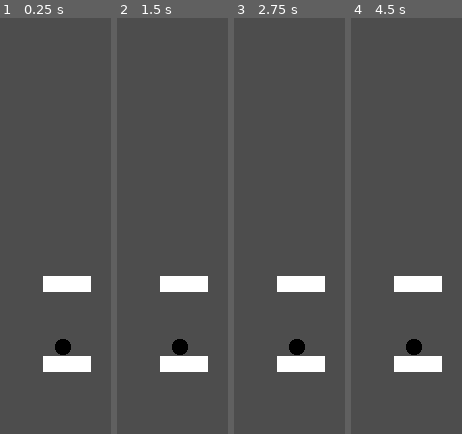
Above: before the commit, frames 1-4 (left to right).
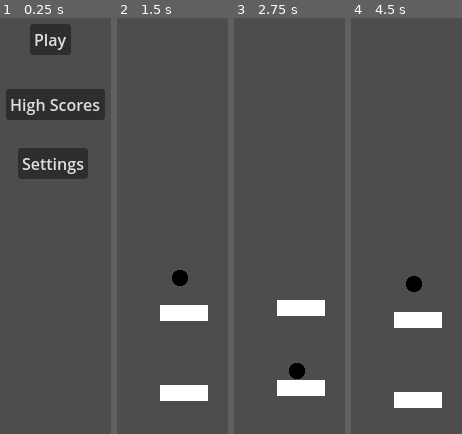
Above: after the commit, the same moments.

Repository: AngelBFdev/DashUp
Game: Godot game, scene res://Scenes/menu_scene.tscn
Two runs of this game, one before a commit and one after it. Both use one fixed random seed, a clock stepped at 60 frames per second and the inputs below. Before the commit the project starts from res://TestingScenes/dash_testing.tscn.
Inputs (mouse positions are in pixels of both pictures, inside the frame that each line leads up to):
- Up to frame 1 (0.25 s): no input
- Up to frame 2 (1.5 s): click (166, 38) at 0.5 s, where only the run after the commit has a clickable "Play"; tap Enter at 1.25 s; move the mouse to (outside the picture) at 1.27 s; click (outside the picture) at 1.42 s
- Up to frame 3 (2.75 s): move the mouse to (outside the picture) at 2.02 s; click (outside the picture) at 2.17 s
- Up to frame 4 (4.5 s): move the mouse to (outside the picture) at 2.77 s; click (outside the picture) at 2.92 s; move the mouse to (395, 242) at 3.52 s; click (395, 242) at 3.67 s; move the mouse to (outside the picture) at 4.27 s; click (outside the picture) at 4.42 s

The runs differ from the first frame. In frame 1, 17% of the frame differs, in the area x 5-95%, y 1-86%; in frame 2, 7.3%; in frame 3, 7.3%; in frame 4, 7.1%.

Commit message:
Changed Main scene to Menu scene

Diff:
--- a/Assets1/button.tscn
+++ /dev/null
@@ -1,13 +0,0 @@
-[gd_scene load_steps=3 format=3 uid="uid://b25gccrt0gw"]
-
-[ext_resource type="Script" path="res://Scripts/button.gd" id="1_5hsi4"]
-[ext_resource type="PackedScene" uid="uid://o8u2qbqvpa1b" path="res://TestingScenes/dash_testing.tscn" id="2_7xh47"]
-
-[node name="Button" type="Button"]
-offset_right = 8.0
-offset_bottom = 8.0
-text = "Play"
-script = ExtResource("1_5hsi4")
-scene_selected = ExtResource("2_7xh47")
-
-[connection signal="pressed" from="." to="." method="_on_pressed"]
--- a/Assets1/character.tscn
+++ /dev/null
@@ -1,22 +0,0 @@
-[gd_scene load_steps=4 format=3 uid="uid://bh1nhtpmy226f"]
-
-[ext_resource type="Script" path="res://Scripts/character.gd" id="1_nolnh"]
-[ext_resource type="Texture2D" uid="uid://u1lndgijmhr8" path="res://Sprites/character_v1.png" id="2_7bwam"]
-
-[sub_resource type="CircleShape2D" id="CircleShape2D_2bicu"]
-radius = 9.0
-
-[node name="Character" type="CharacterBody2D"]
-script = ExtResource("1_nolnh")
-
-[node name="Sprite2D" type="Sprite2D" parent="."]
-texture_filter = 1
-texture = ExtResource("2_7bwam")
-
-[node name="CollisionShape2D" type="CollisionShape2D" parent="."]
-shape = SubResource("CircleShape2D_2bicu")
-
-[node name="Camera2D" type="Camera2D" parent="."]
-position = Vector2(-1, -233)
-scale = Vector2(6.6, 0.24)
-position_smoothing_enabled = true
--- a/Assets1/platform.tscn
+++ /dev/null
@@ -1,50 +0,0 @@
-[gd_scene load_steps=6 format=3 uid="uid://b8sgjp03rif05"]
-
-[ext_resource type="Texture2D" uid="uid://bm6u66i3j5dqk" path="res://Sprites/sprite_sheet_v2.png" id="1_0m0mf"]
-[ext_resource type="Script" path="res://Scripts/platform.gd" id="2_urbg2"]
-
-[sub_resource type="TileSetAtlasSource" id="TileSetAtlasSource_7mscf"]
-texture = ExtResource("1_0m0mf")
-texture_region_size = Vector2i(8, 8)
-0:0/0 = 0
-1:0/0 = 0
-2:0/0 = 0
-3:0/0 = 0
-2:1/0 = 0
-3:1/0 = 0
-4:0/0 = 0
-5:0/0 = 0
-6:0/0 = 0
-7:0/0 = 0
-4:1/0 = 0
-5:1/0 = 0
-6:1/0 = 0
-7:1/0 = 0
-3:2/0 = 0
-4:2/0 = 0
-5:2/0 = 0
-6:2/0 = 0
-7:2/0 = 0
-3:3/0 = 0
-4:3/0 = 0
-5:3/0 = 0
-6:3/0 = 0
-7:3/0 = 0
-
-[sub_resource type="TileSet" id="TileSet_0xixe"]
-tile_size = Vector2i(8, 8)
-sources/0 = SubResource("TileSetAtlasSource_7mscf")
-
-[sub_resource type="RectangleShape2D" id="RectangleShape2D_h88u2"]
-size = Vector2(65, 8)
-
-[node name="Platform" type="TileMapLayer"]
-texture_filter = 1
-tile_set = SubResource("TileSet_0xixe")
-script = ExtResource("2_urbg2")
-
-[node name="CharacterBody2D" type="CharacterBody2D" parent="."]
-
-[node name="CollisionShape2D" type="CollisionShape2D" parent="CharacterBody2D"]
-position = Vector2(32.5, 4)
-shape = SubResource("RectangleShape2D_h88u2")
--- a/TestingScenes/dash_testing.tscn
+++ b/TestingScenes/dash_testing.tscn
@@ -1,7 +1,7 @@
 [gd_scene load_steps=8 format=3 uid="uid://o8u2qbqvpa1b"]
 
 [ext_resource type="Texture2D" uid="uid://d0ooxx1kr33p3" path="res://Sprites/test_platform_v1.png" id="1_ex165"]
-[ext_resource type="Script" path="res://Scripts/character_body_2d.gd" id="2_5tpvl"]
+[ext_resource type="Script" path="res://Scripts/character.gd" id="2_5tpvl"]
 [ext_resource type="Texture2D" uid="uid://u1lndgijmhr8" path="res://Sprites/character_v1.png" id="3_ux56x"]
 
 [sub_resource type="TileSetAtlasSource" id="TileSetAtlasSource_rrb1d"]
--- a/assets/button.tscn
+++ /dev/null
@@ -1,13 +0,0 @@
-[gd_scene load_steps=3 format=3 uid="uid://b25gccrt0gw"]
-
-[ext_resource type="Script" path="res://Scripts/button.gd" id="1_5hsi4"]
-[ext_resource type="PackedScene" uid="uid://o8u2qbqvpa1b" path="res://TestingScenes/dash_testing.tscn" id="2_7xh47"]
-
-[node name="Button" type="Button"]
-offset_right = 8.0
-offset_bottom = 8.0
-text = "Play"
-script = ExtResource("1_5hsi4")
-scene_selected = ExtResource("2_7xh47")
-
-[connection signal="pressed" from="." to="." method="_on_pressed"]
--- a/assets/character.tscn
+++ /dev/null
@@ -1,24 +0,0 @@
-[gd_scene load_steps=4 format=3 uid="uid://cu2cfspchijs"]
-
-[ext_resource type="Script" path="res://Scripts/character_body_2d.gd" id="1_gdavt"]
-[ext_resource type="Texture2D" uid="uid://u1lndgijmhr8" path="res://Sprites/character_v1.png" id="2_rcpvn"]
-
-[sub_resource type="CircleShape2D" id="CircleShape2D_qpkos"]
-radius = 9.0
-
-[node name="Node2D" type="Node2D"]
-
-[node name="CharacterBody2D" type="CharacterBody2D" parent="."]
-script = ExtResource("1_gdavt")
-
-[node name="Sprite2D" type="Sprite2D" parent="CharacterBody2D"]
-texture_filter = 1
-texture = ExtResource("2_rcpvn")
-
-[node name="CollisionShape2D" type="CollisionShape2D" parent="CharacterBody2D"]
-shape = SubResource("CircleShape2D_qpkos")
-
-[node name="Camera2D" type="Camera2D" parent="CharacterBody2D"]
-position = Vector2(-1, -233)
-scale = Vector2(6.6, 0.24)
-position_smoothing_enabled = true
--- a/assets/platform.tscn
+++ /dev/null
@@ -1,52 +0,0 @@
-[gd_scene load_steps=6 format=3 uid="uid://d1al6a1r3j64j"]
-
-[ext_resource type="Texture2D" uid="uid://bm6u66i3j5dqk" path="res://Sprites/sprite_sheet_v2.png" id="1_0m0mf"]
-[ext_resource type="Script" path="res://Scripts/tile_map_layer.gd" id="2_urbg2"]
-
-[sub_resource type="TileSetAtlasSource" id="TileSetAtlasSource_7nqc3"]
-texture = ExtResource("1_0m0mf")
-texture_region_size = Vector2i(8, 8)
-0:0/0 = 0
-1:0/0 = 0
-2:0/0 = 0
-3:0/0 = 0
-2:1/0 = 0
-3:1/0 = 0
-4:0/0 = 0
-5:0/0 = 0
-6:0/0 = 0
-7:0/0 = 0
-4:1/0 = 0
-5:1/0 = 0
-6:1/0 = 0
-7:1/0 = 0
-3:2/0 = 0
-4:2/0 = 0
-5:2/0 = 0
-6:2/0 = 0
-7:2/0 = 0
-3:3/0 = 0
-4:3/0 = 0
-5:3/0 = 0
-6:3/0 = 0
-7:3/0 = 0
-
-[sub_resource type="TileSet" id="TileSet_0ej4c"]
-tile_size = Vector2i(8, 8)
-sources/0 = SubResource("TileSetAtlasSource_7nqc3")
-
-[sub_resource type="RectangleShape2D" id="RectangleShape2D_o1g4x"]
-size = Vector2(65, 8)
-
-[node name="Node2D" type="Node2D"]
-
-[node name="TileMapLayer" type="TileMapLayer" parent="."]
-texture_filter = 1
-tile_set = SubResource("TileSet_0ej4c")
-script = ExtResource("2_urbg2")
-
-[node name="CharacterBody2D" type="CharacterBody2D" parent="TileMapLayer"]
-
-[node name="CollisionShape2D" type="CollisionShape2D" parent="TileMapLayer/CharacterBody2D"]
-position = Vector2(32.5, 4)
-shape = SubResource("RectangleShape2D_o1g4x")
--- a/project.godot
+++ b/project.godot
@@ -11,7 +11,7 @@
 [application]
 
 config/name="DashUp"
-run/main_scene="res://TestingScenes/dash_testing.tscn"
+run/main_scene="res://Scenes/menu_scene.tscn"
 config/features=PackedStringArray("4.3", "Mobile")
 config/icon="res://icon.svg"
 
